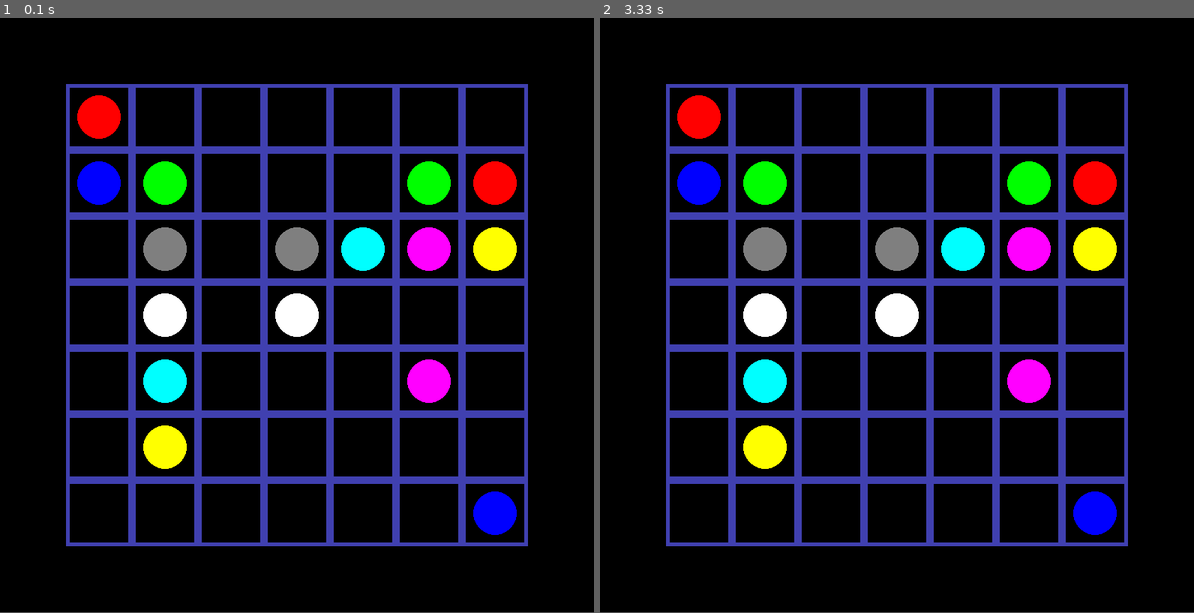
Above: before the commit, frames 1-2 (left to right).
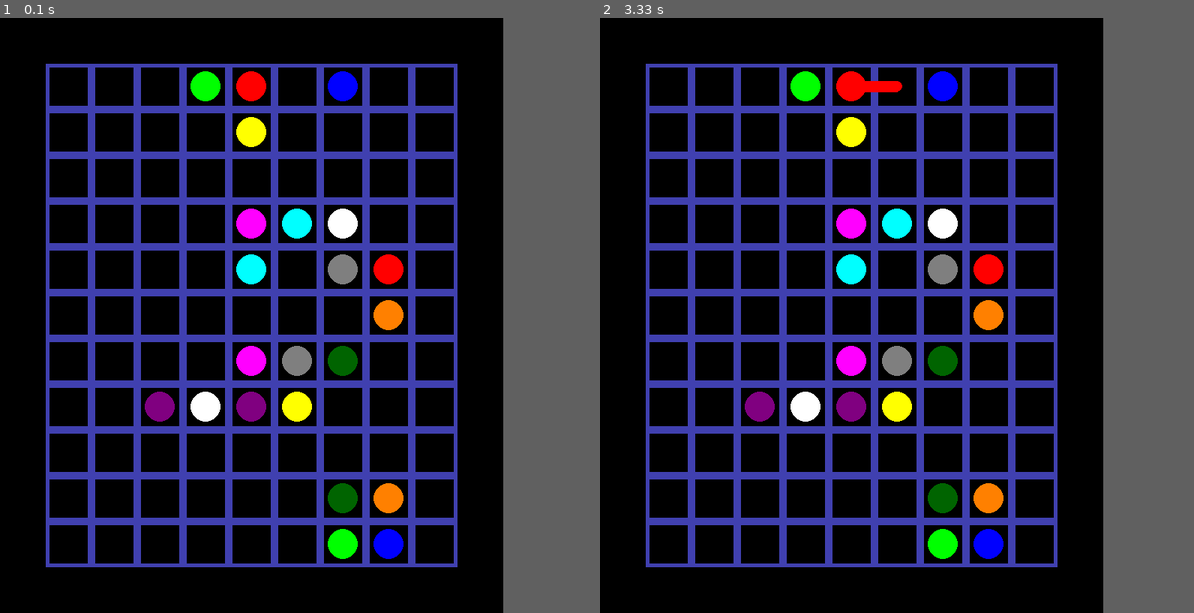
Above: after the commit, the same moments.

Repository: edvinalestig/flow-pygame
Game: pygame game, started from main.py
Same seed, same stepped clock (60 frames per second), same inputs: the game is played once before the commit and once after it.
Inputs (mouse positions are in pixels of both pictures, inside the frame that each line leads up to):
- Up to frame 1 (0.1 s): no input
- Up to frame 2 (3.33 s): press the mouse at (855, 357) at 0.37 s; move the mouse to (790, 339) at 0.47 s; release the mouse at (730, 321) at 0.6 s; press the mouse at (849, 83) at 0.7 s; move the mouse to (801, 95) at 0.8 s; release the mouse at (754, 101) at 0.93 s; press the mouse at (849, 83) at 3.03 s; move the mouse to (867, 95) at 3.13 s; release the mouse at (879, 107) at 3.27 s
In our replay, the window is 792x792 before the commit and 671x793 after it. These sizes can differ from the game's own. Grey fills any space a smaller window leaves; there, only what the larger window draws over its background counts as a difference.

The runs differ from the first frame. In frame 1, 34% of the frame differs, in the area x 7-89%, y 7-93%; in frame 2, 34%.

Commit message:
Testing self-made levels possible before saving

Diff:
--- a/levelEditor.py
+++ b/levelEditor.py
@@ -1,4 +1,4 @@
-import sys, pygame, math, json
+import sys, pygame, math, json, os
 import levels, graphicsManager, colours
 
 
@@ -23,8 +23,10 @@
         if event.type == pygame.MOUSEBUTTONDOWN:
             pos = pygame.mouse.get_pos()
 
-            if self.textBox.collidepoint(pos):
+            if self.saveBox.collidepoint(pos):
                 self.saveLevel()
+            elif self.testBox.collidepoint(pos):
+                self.testLevel()
             else:
                 self.addStatic(pos)
 
@@ -81,10 +83,11 @@
             colour = (0,0,0)
         self.graphicsManager.drawColouredBox(colour, self.level.length, self.level.length, (0,0))
 
-        self.textBox = self.graphicsManager.drawTextBox("Save", 48, (self.level.length + 8, 8))
+        self.saveBox = self.graphicsManager.drawTextBox("Save", 48, (self.level.length + 8, 8))
+        self.testBox = self.graphicsManager.drawTextBox("Test the level", 48, (self.level.length * 3 + 8, 8))
 
 
-    def saveLevel(self):
+    def saveLevel(self, test=False):
         points = []
         for static in self.statics:
             found = False
@@ -99,19 +102,31 @@
             if not found:
                 points.append([static[1], static[0]])
 
-        with open("levels.json") as f:
-            levels = json.loads(f.read())
+        if test:
+            levels = []
+            filename = "tempsave.json"
+        else:
+            with open("levels.json") as f:
+                levels = json.loads(f.read())
+            filename = "levels.json"
+
         newLevel = {}
         newLevel["points"] = points
         newLevel["height"] = self.level.height
         newLevel["width"] = self.level.width
         levels.append(newLevel)
 
-        with open("levels.json", "w") as f:
+
+        with open(filename, "w") as f:
             f.write(json.dumps(levels, indent=4))
 
 
         print(points)
+
+    def testLevel(self):
+        self.saveLevel(True)
+        os.system("main.py -t -d")
+
 
 
 
--- a/levels.json
+++ b/levels.json
@@ -232,5 +232,152 @@
         ],
         "height": 11,
         "width": 9
+    },
+    {
+        "points": [
+            [
+                [
+                    255,
+                    0,
+                    0
+                ],
+                0,
+                6
+            ],
+            [
+                [
+                    0,
+                    255,
+                    0
+                ],
+                7,
+                13
+            ],
+            [
+                [
+                    0,
+                    0,
+                    255
+                ],
+                20,
+                14
+            ],
+            [
+                [
+                    255,
+                    255,
+                    0
+                ],
+                21,
+                27
+            ],
+            [
+                [
+                    255,
+                    0,
+                    255
+                ],
+                41,
+                35
+            ],
+            [
+                [
+                    0,
+                    255,
+                    255
+                ],
+                28,
+                34
+            ],
+            [
+                [
+                    255,
+                    255,
+                    255
+                ],
+                48,
+                42
+            ]
+        ],
+        "height": 7,
+        "width": 7
+    },
+    {
+        "points": [
+            [
+                [
+                    255,
+                    0,
+                    0
+                ],
+                0,
+                2
+            ],
+            [
+                [
+                    0,
+                    255,
+                    0
+                ],
+                3,
+                6
+            ],
+            [
+                [
+                    0,
+                    0,
+                    255
+                ],
+                7,
+                48
+            ],
+            [
+                [
+                    255,
+                    255,
+                    0
+                ],
+                41,
+                8
+            ],
+            [
+                [
+                    255,
+                    0,
+                    255
+                ],
+                15,
+                40
+            ],
+            [
+                [
+                    0,
+                    255,
+                    255
+                ],
+                16,
+                26
+            ],
+            [
+                [
+                    255,
+                    255,
+                    255
+                ],
+                25,
+                23
+            ],
+            [
+                [
+                    127,
+                    127,
+                    127
+                ],
+                30,
+                33
+            ]
+        ],
+        "height": 7,
+        "width": 7
     }
 ]
--- a/levels.py
+++ b/levels.py
@@ -127,3 +127,8 @@
 
 def getLevel(number):
     return levels[number]
+
+def getTestLevel():
+    with open("tempsave.json") as f:
+        level = json.loads(f.read())[0]
+        return Level(level["points"], level["width"], level["height"])
--- a/main.py
+++ b/main.py
@@ -3,11 +3,23 @@
 
 
 class Game():
-    def __init__(self, dev=False):
-        self.dev = dev
+    def __init__(self, alts):
+        self.dev = False
+        self.testingMode = False
+
+        # Start alternatives
+        for alt in alts:
+            if alt == "-d":
+                self.dev = True
+            if alt == "-t":
+                self.testingMode = True
+
 
         # Game data
-        self.level = levels.getRandomLevel()
+        if self.testingMode:
+            self.level = levels.getTestLevel()
+        else:
+            self.level = levels.getRandomLevel()
         # self.level = levels.level1
         self.connections = []
 
@@ -164,7 +176,7 @@
             if self.reloadButton.collidepoint(pos):
                 print("\nReloading game\n")
                 # pygame.quit()
-                self.__init__(True)
+                self.__init__(sys.argv)
                 return
 
         # Go through all tiles and find which one has been pressed.
@@ -275,15 +287,23 @@
 
 
 if __name__ == "__main__":
-    try:
-        # Check start alternatives
-        if sys.argv[1] == "-d": # Developer mode
-            game = Game(True)
-        else:
-            game = Game()
-
-    except IndexError:
-        game = Game()
+    # try:
+    #     # Check start alternatives
+    #     # for alt in sys.argv:
+    #     #     if alt == "-d":
+    #     #         dev = True
+    #     #         # game = Game(True)
+    #     if sys.argv[1] == "-d": # Developer mode
+    #         game = Game(True)
+    #     elif sys.argv[1] == "-t": # Level testing mode
+    #         game = Game(True)
+    #     else:
+    #         game = Game()
+
+    # except IndexError:
+    #     game = Game()
+
+    game = Game(sys.argv)
 
     # Main loop
     while True:
--- /dev/null
+++ b/tempsave.json
@@ -0,0 +1,80 @@
+[
+    {
+        "points": [
+            [
+                [
+                    255,
+                    0,
+                    0
+                ],
+                0,
+                2
+            ],
+            [
+                [
+                    0,
+                    255,
+                    0
+                ],
+                3,
+                6
+            ],
+            [
+                [
+                    0,
+                    0,
+                    255
+                ],
+                7,
+                48
+            ],
+            [
+                [
+                    255,
+                    255,
+                    0
+                ],
+                41,
+                8
+            ],
+            [
+                [
+                    255,
+                    0,
+                    255
+                ],
+                15,
+                40
+            ],
+            [
+                [
+                    0,
+                    255,
+                    255
+                ],
+                16,
+                26
+            ],
+            [
+                [
+                    255,
+                    255,
+                    255
+                ],
+                25,
+                23
+            ],
+            [
+                [
+                    127,
+                    127,
+                    127
+                ],
+                30,
+                33
+            ]
+        ],
+        "height": 7,
+        "width": 7
+    }
+]
